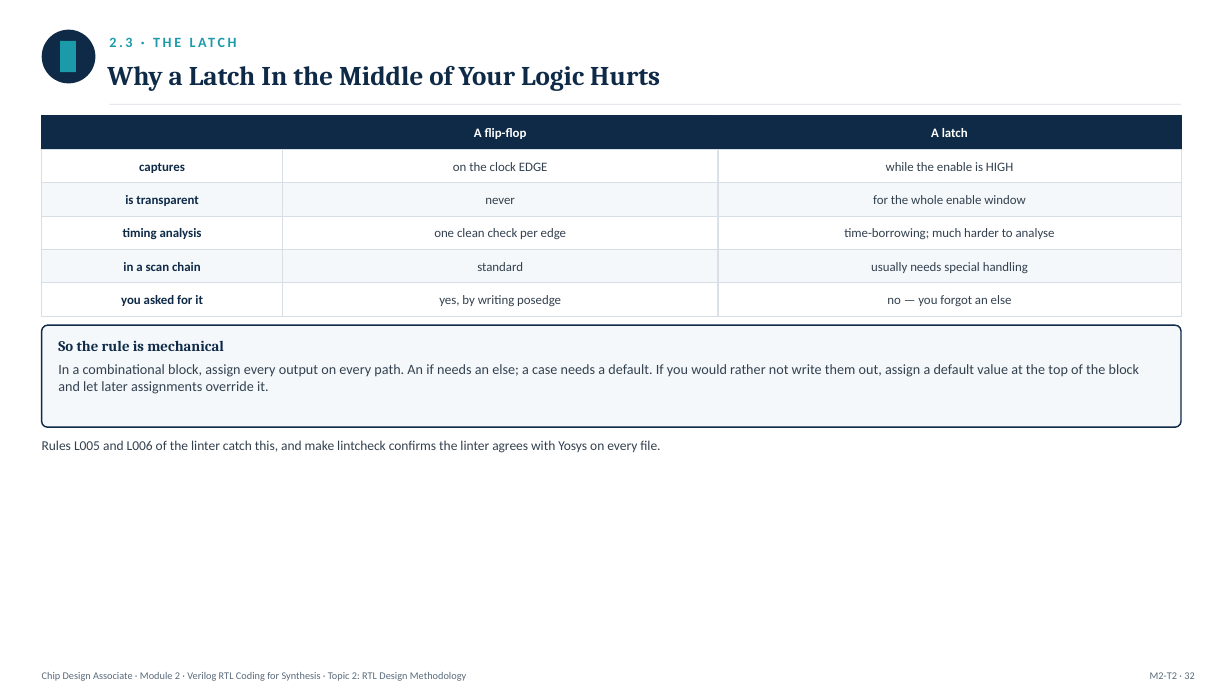
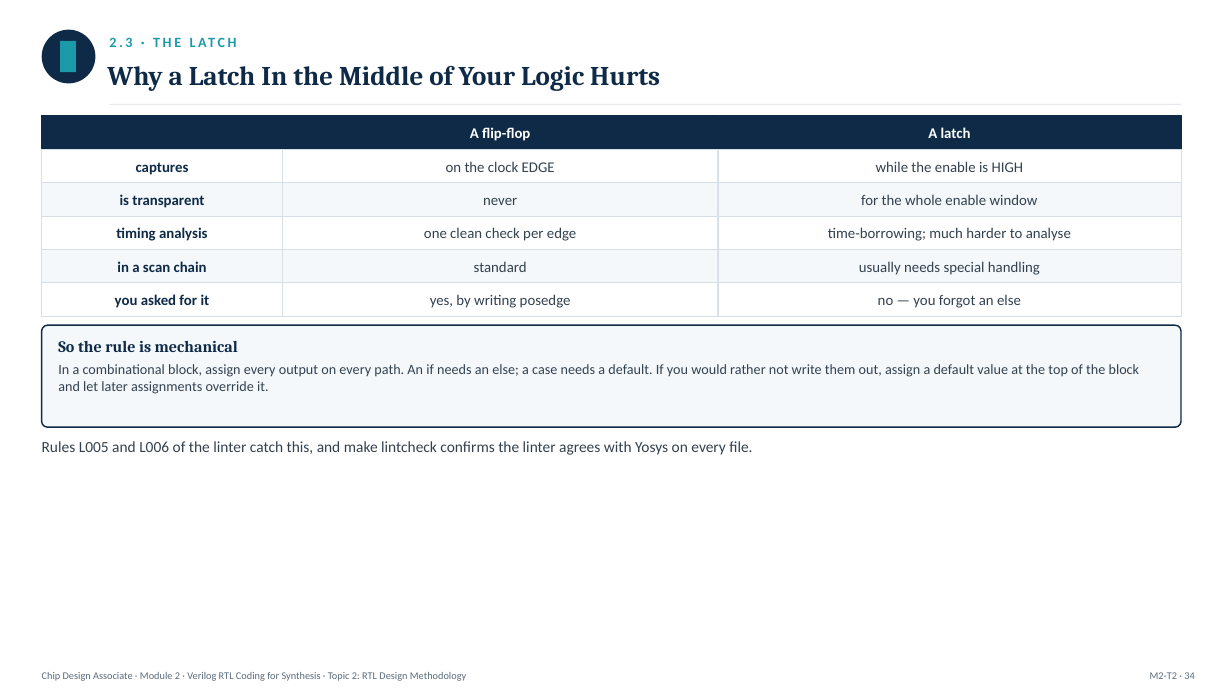
Before and after one commit to ripunjayiisc/ChipDesignContent, a slide deck: slide 34 of ChipDesignAssociate/Module2/Module2_Topic2_RTLDesignMethodology.pptx (slide 32 before the commit). Drawn at 1232x695 pixels with LibreOffice and Linux fonts; fonts in the diff are those of the drawing. Boxes give left, top, right and bottom in pixels: in the first picture for what was removed or moved away, otherwise in the second. Text is boxed around its words. In the diff, an @@ line names an element or a change of style, - is before the commit and + after.

```diff
--- a/ChipDesignAssociate/Module2/Module2_Topic2_RTLDesignMethodology.pptx
+++ b/ChipDesignAssociate/Module2/Module2_Topic2_RTLDesignMethodology.pptx
@@ size 10 to 11.5 pt in 17 elements at (470, 127, 530, 141), (928, 127, 971, 138), (136, 162, 189, 175), (446, 161, 555, 172), (876, 161, 1024, 172), (120, 194, 204, 208), (483, 198, 517, 205), (861, 194, 1038, 205), (116, 227, 208, 241), (424, 227, 576, 241), (828, 227, 1071, 241), (117, 261, 207, 272), (474, 261, 527, 272), (859, 261, 1040, 275), (115, 294, 210, 308), (430, 294, 571, 308), (878, 294, 1021, 308) @@
@@ text "So the rule is mechanical" at (58, 341, 238, 352): size 11.5 to 12.5 pt @@
@@ text "Rules L005 and L006 of ..." at (42, 441, 752, 455): size 10.5 to 12 pt @@
@@ text at (1150, 672, 1194, 679): text changed @@
-M2-T2 · 32
+M2-T2 · 34
```
Also in this commit, not shown: 87 other slides changed, 7 slides added, 23 other files.
